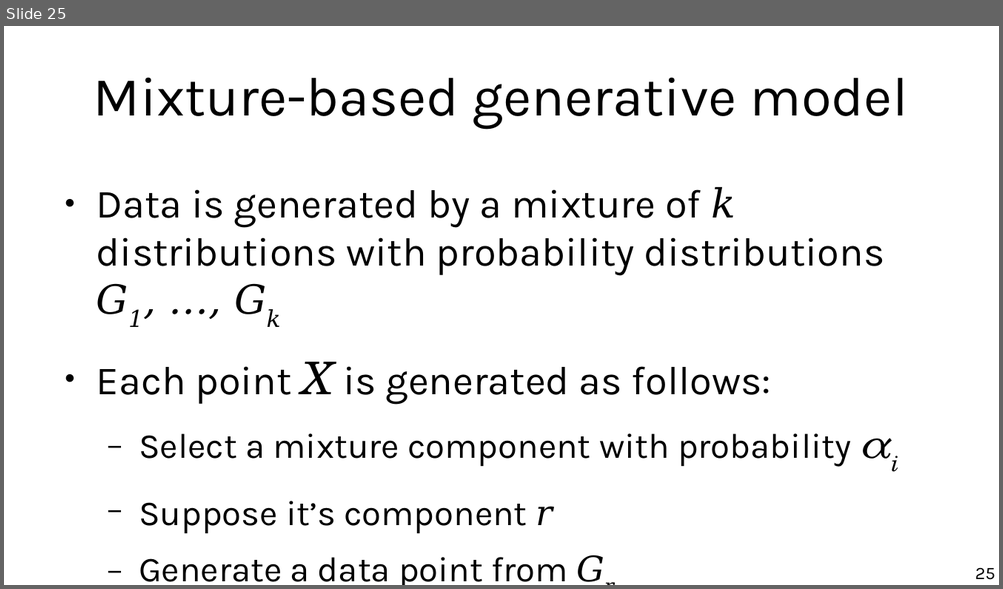
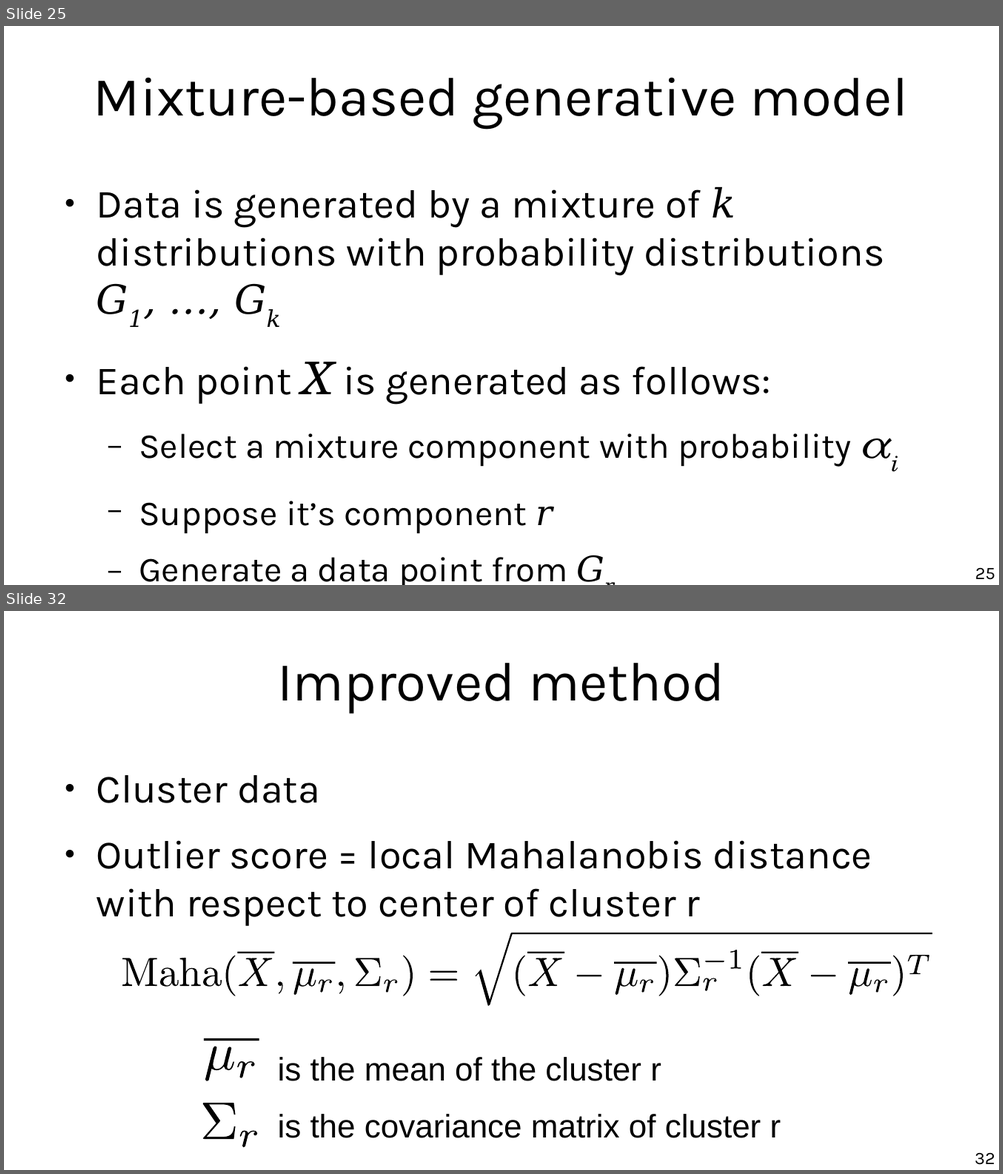
Before and after one commit to marco-calautti/data-mining-course, a slide deck: theory/tt09_outlier_detection.odp. Shown one above the other, each under a label of ours: slide 25 before the commit, slides 25 and 32 after it; the slides between them are not shown. The pictures are 1003x589 and 1003x1174 pixels, drawn with LibreOffice and Linux fonts; fonts in the diff are those of the drawing. Boxes give left, top, right and bottom in pixels: in the first picture for what was removed or moved away, otherwise in the second. Text is boxed around its words. In the diff, an @@ line names an element or a change of style, - is before the commit and + after.

```diff
--- a/theory/tt09_outlier_detection.odp
+++ b/theory/tt09_outlier_detection.odp
@@ slide 32 added at (4, 611, 999, 1170), background #FFFFFF @@
@@ title added at (277, 663, 725, 714), 44 pt, text #000000 @@
+Improved method
@@ text added at (96, 775, 871, 926), 32 pt, text #000000 @@
+● Cluster data
+● Outlier score = local Mahalanobis distance with respect to center of cluster r
@@ group added at (122, 933, 933, 1006): 40 freeform shapes @@
@@ freeform shape added at (204, 1039, 259, 1042), fill #000000 @@
@@ freeform shape added at (205, 1047, 234, 1082), fill #000000 @@
@@ freeform shape added at (238, 1062, 255, 1079), fill #000000 @@
@@ text added at (278, 1057, 661, 1082), 26 pt, text #000000 @@
+is the mean of the cluster r
@@ freeform shape added at (200, 1104, 259, 1148), fill #FFFFFF @@
@@ freeform shape added at (202, 1104, 235, 1140), fill #000000 @@
@@ text added at (278, 1114, 781, 1139), 26 pt, text #000000 @@
+is the covariance matrix of cluster r
@@ freeform shape added at (239, 1130, 256, 1148), fill #000000 @@
@@ page number added at (974, 1153, 995, 1165), 14 pt, text #000000 @@
+32
```
Also in this commit, not shown: 5 slides changed, 23 other slides added, 3 slides removed.
